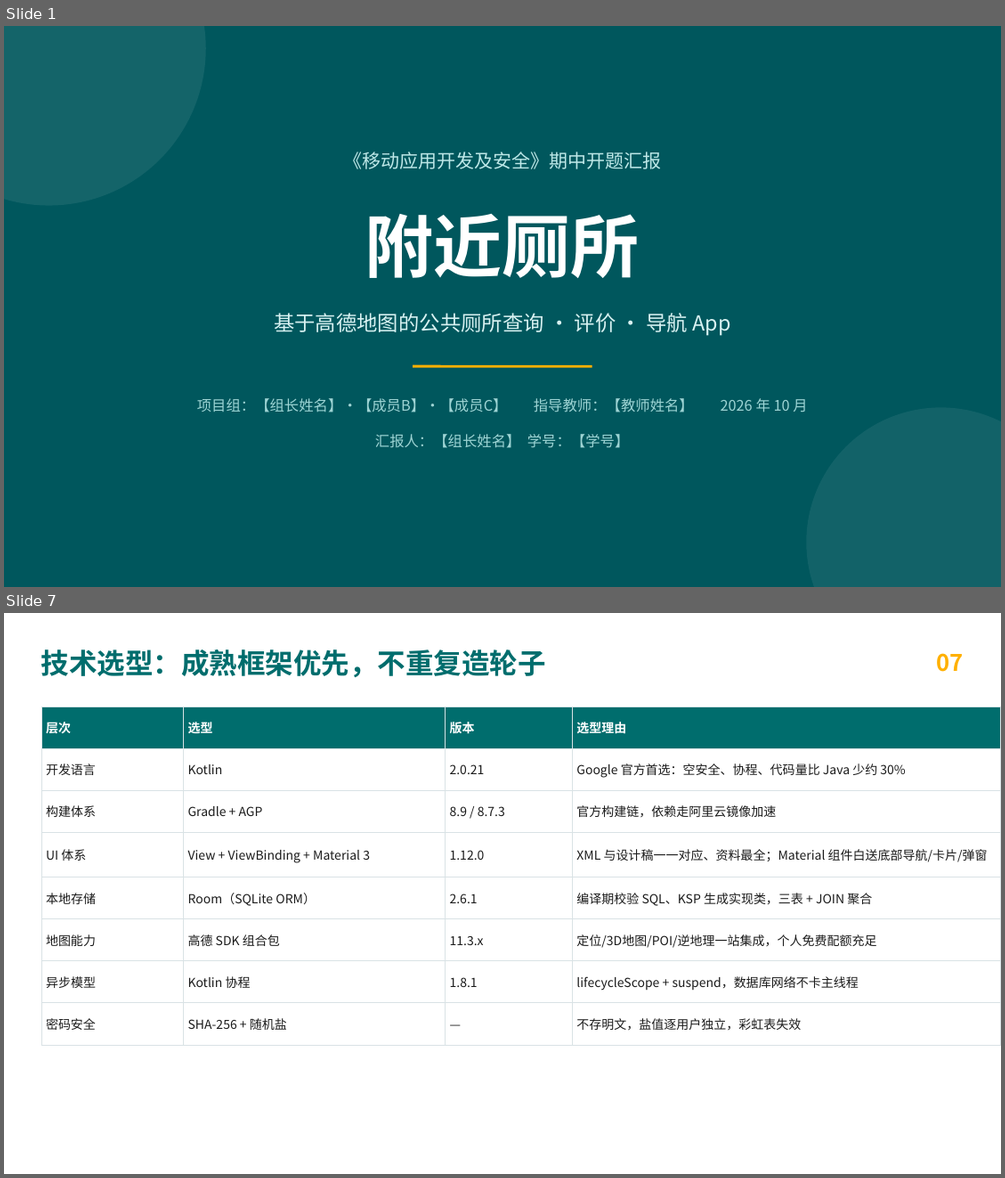
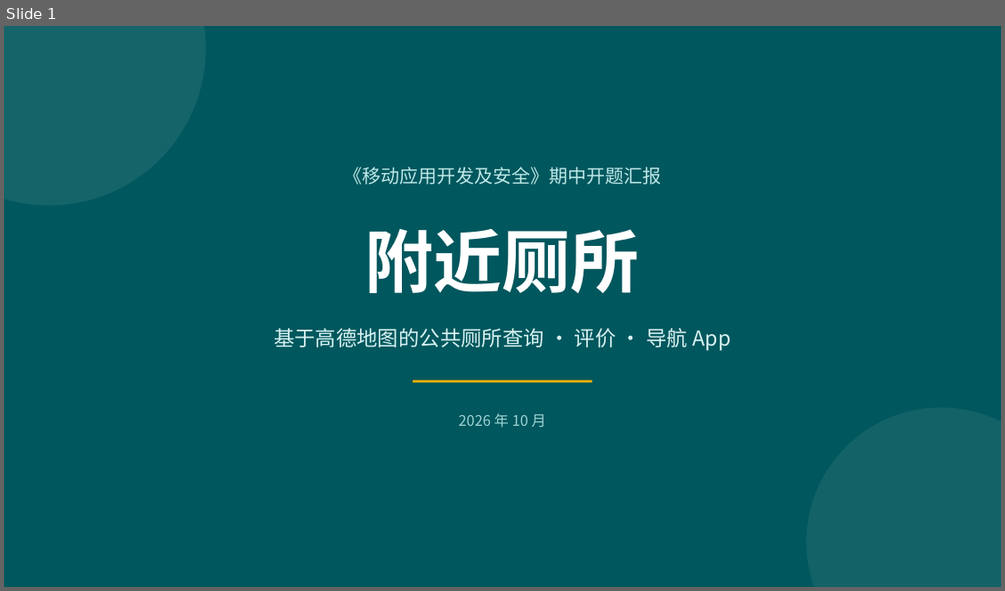
Before and after one commit to HeiCat233/lalmore, a slide deck: deliverables/期中开题汇报-附近厕所.pptx. Shown one above the other, each under a label of ours: slides 1 and 7 before the commit, slide 1 after it; the slides between them are not shown. The pictures are 1005x1178 and 1005x591 pixels, drawn with LibreOffice and Linux fonts; fonts in the diff are those of the drawing. Boxes give left, top, right and bottom in pixels: in the first picture for what was removed or moved away, otherwise in the second. Text is boxed around its words. In the diff, an @@ line names an element or a change of style, - is before the commit and + after.

```diff
--- a/deliverables/期中开题汇报-附近厕所.pptx
+++ b/deliverables/期中开题汇报-附近厕所.pptx
@@ slide 7 removed at box(4, 613, 1001, 1174), background #FFFFFF @@
@@ text removed at box(41, 649, 546, 678) @@
-技术选型：成熟框架优先，不重复造轮子
@@ text removed at box(936, 653, 963, 672) @@
-07
@@ table removed at box(41, 706, 1001, 1034), 8 rows, 4 columns @@
-层次 | 选型 | 版本 | 选型理由
-开发语言 | Kotlin | 2.0.21 | Google 官方首选：空安全、协程、代码量比 Java 少约 30%
-构建体系 | Gradle + AGP | 8.9 / 8.7.3 | 官方构建链，依赖走阿里云镜像加速
-UI 体系 | View + ViewBinding + Material 3 | 1.12.0 | XML 与设计稿一一对应、资料最全；Material 组件白送底部导航/卡片/弹窗
-本地存储 | Room（SQLite ORM） | 2.6.1 | 编译期校验 SQL、KSP 生成实现类，三表 + JOIN 聚合
-地图能力 | 高德 SDK 组合包 | 11.3.x | 定位/3D地图/POI/逆地理一站集成，个人免费配额充足
-异步模型 | Kotlin 协程 | 1.8.1 | lifecycleScope + suspend，数据库网络不卡主线程
-密码安全 | SHA-256 + 随机盐 | — | 不存明文，盐值逐用户独立，彩虹表失效
@@ slide 1 changed as well @@
@@ 3 texts, 1 line: place and size @@
-3 texts, 1 line at box(274, 151, 730, 366)
+3 texts, 1 line at box(274, 167, 730, 381)
@@ text at box(459, 413, 546, 427): text changed @@
-项目组：【组长姓名】·【成员B】·【成员C】 指导教师：【教师姓名】 2026 年 10 月
+2026 年 10 月
@@ text removed at box(375, 434, 630, 448) @@
-汇报人：【组长姓名】 学号：【学号】
```
Also in this commit, not shown: 3 other slides changed, 7 slides added, 9 other slides removed, 5 other files.
